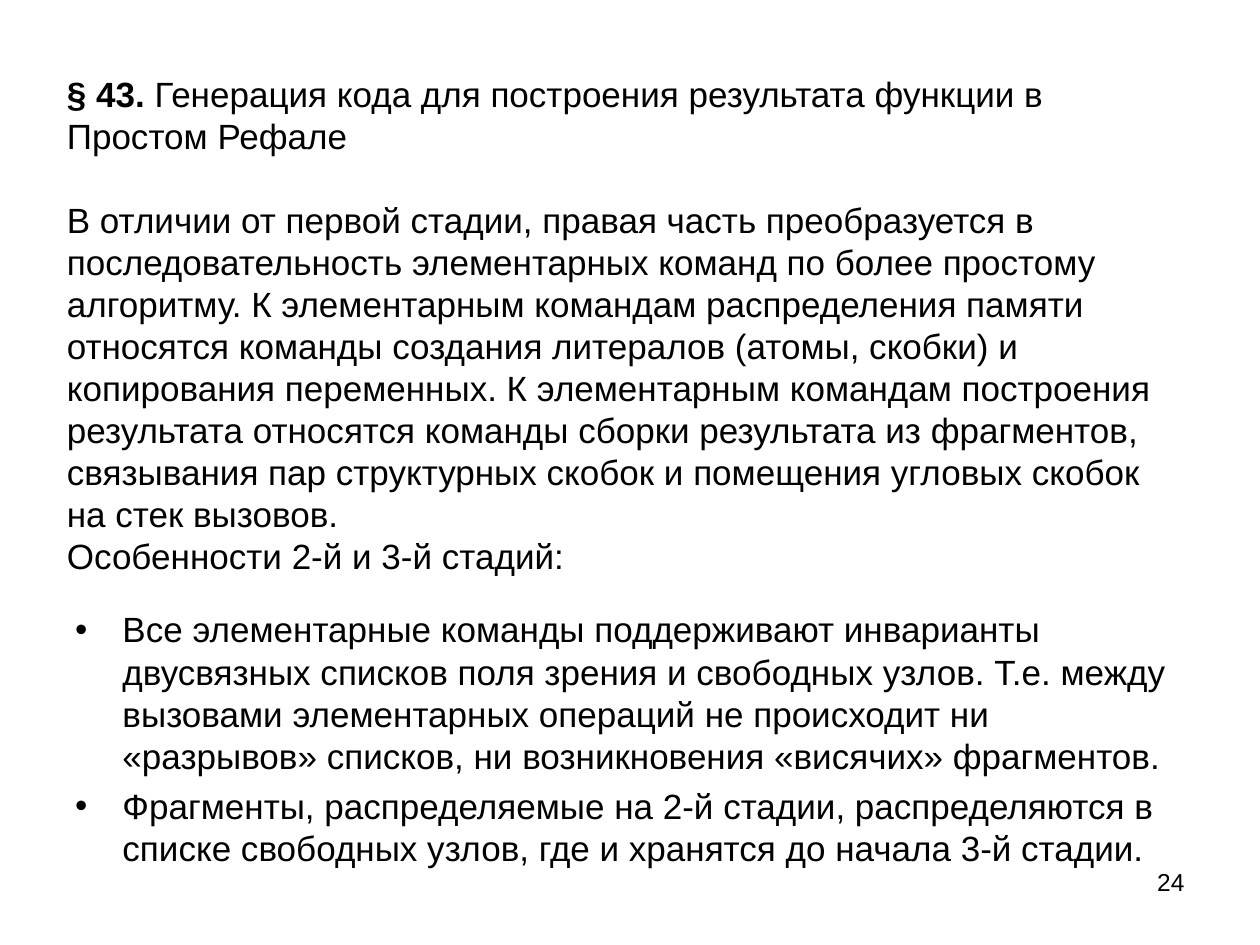
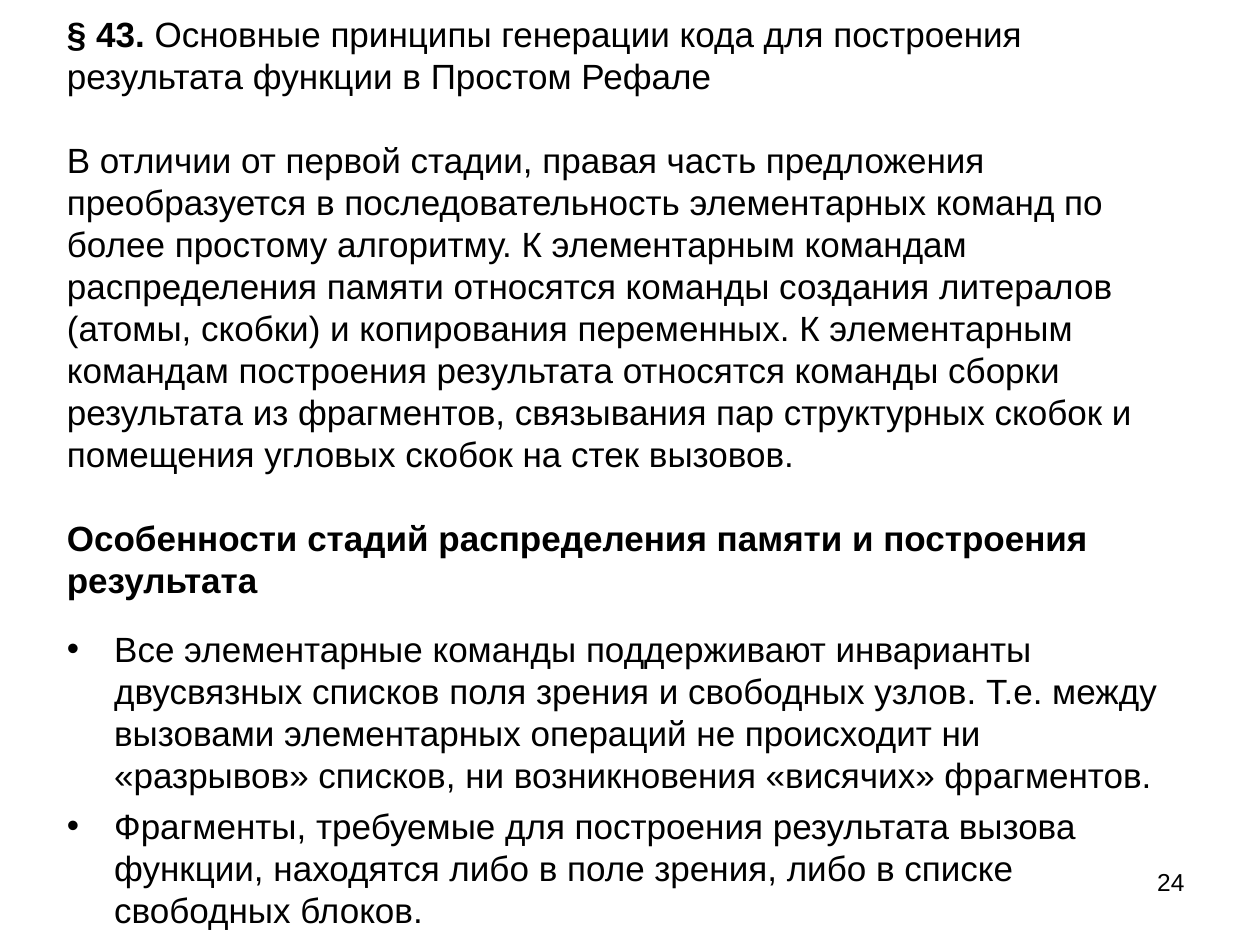
Before and after one commit to Mazdaywik/Refal-05, a slide deck: slide 24 of doc/Компилятор Простого Рефала.ppt. Drawn at 1260x945 pixels with LibreOffice and Linux fonts; fonts in the diff are those of the drawing. Boxes give left, top, right and bottom in pixels: in the first picture for what was removed or moved away, otherwise in the second. Text is boxed around its words. In the diff, an @@ line names an element or a change of style, - is before the commit and + after.

```diff
--- a/doc/Компилятор Простого Рефала.ppt
+++ b/doc/Компилятор Простого Рефала.ppt
@@ text at <box>67,22,1132,600</box>: text changed @@
-§ 43. Генерация кода для построения результата функции в Простом Рефале
-В отличии от первой стадии, правая часть преобразуется в последовательность элементарных команд по более простому алгоритму. К элементарным командам распределения памяти относятся команды создания литералов (атомы, скобки) и копирования переменных. К элементарным командам построения результата относятся команды сборки результата из фрагментов, связывания пар структурных скобок и помещения угловых скобок на стек вызовов.
-Особенности 2-й и 3-й стадий:
+§ 43. Основные принципы генерации кода для построения результата функции в Простом Рефале
+В отличии от первой стадии, правая часть предложения преобразуется в последовательность элементарных команд по более простому алгоритму. К элементарным командам распределения памяти относятся команды создания литералов (атомы, скобки) и копирования переменных. К элементарным командам построения результата относятся команды сборки результата из фрагментов, связывания пар структурных скобок и помещения угловых скобок на стек вызовов.
+Особенности стадий распределения памяти и построения результата
@@ text "Все элементарные команды поддерживают инварианты ...": place and size @@
-text "Все элементарные команды поддерживают инварианты ..." at <box>122,618,1166,868</box>
+text "Все элементарные команды поддерживают инварианты ..." at <box>114,638,1157,930</box>
@@ text at <box>114,813,1076,930</box>: text changed @@
-• Фрагменты, распределяемые на 2-й стадии, распределяются в списке свободных узлов, где и хранятся до начала 3-й стадии.
+• Фрагменты, требуемые для построения результата вызова функции, находятся либо в поле зрения, либо в списке свободных блоков.
```
Also in this commit, not shown: 13 other slides changed, 3 slides added, 1 other file.
